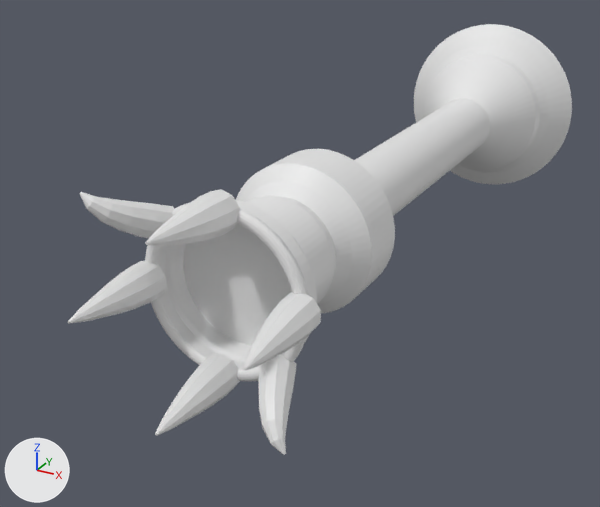
Two versions of the OBJ model landstalker/data/proxies/brazier_87_1.obj, one commit apart.
Before and after are seen from a 50 mm camera at (483.3, -109.7, 479.9) aimed at (452.1, -52.8, 451.5). Every picture has the same lights, and +X, +Y and +Z are marked at lower left. The older version comes first. Where no turn or scale is listed for an object, it has been applied to the vertices.

Before the edit, the objects in view are built like this:
```python
me_brazier_87_1 = bpy.data.meshes.new('brazier_87_1')
me_brazier_87_1.from_pydata(...)  # 2654 vertices, 2764 faces; spans x 447.8..466.2, y -78.7..-16.0, z 447.8..466.2
ob_brazier_87_1 = bpy.data.objects.new('brazier_87_1', me_brazier_87_1)
ob_brazier_87_1.location = (0.0, 0.0, 0.0)
```
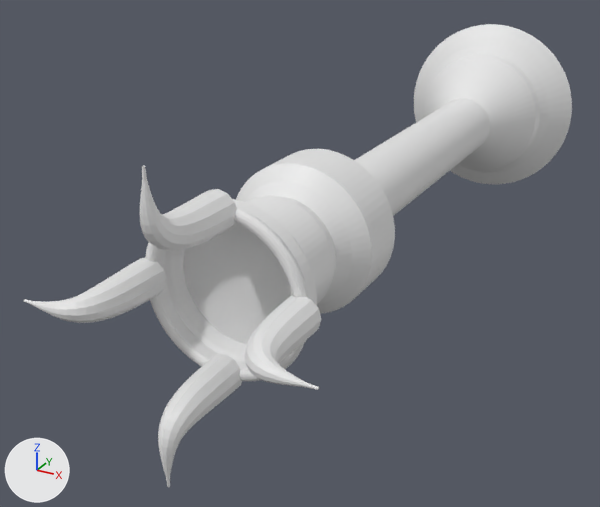
Location of each change, (x1, y1, x2, y2) in pixels of the pictures (600 x 507 px):
'brazier_87_1', reshaped (9% wider, 7% taller): before (68, 24, 572, 455); after (23, 24, 572, 487)
part 1 of me_brazier_87_1, rebuilt (23% taller): before (244, 293, 321, 370); after (245, 295, 321, 390)
part 2 of me_brazier_87_1, rebuilt (46% wider): before (68, 261, 166, 324); after (23, 258, 167, 323)
part 3 of me_brazier_87_1, rebuilt (61% taller): before (155, 354, 240, 436); after (158, 354, 242, 487)
part 4 of me_brazier_87_1, deleted: before (258, 355, 296, 455)
part 5 of me_brazier_87_1, reshaped: before (80, 189, 240, 246); after (140, 166, 236, 251)

Patch to the scene script:
```diff
--- a/landstalker/data/proxies/brazier_87_1.obj.py
+++ b/landstalker/data/proxies/brazier_87_1.obj.py
@@ me_brazier_87_1 @@
 # used by ob_brazier_87_1; location = (0.0, 0.0, 0.0)
-me_brazier_87_1.from_pydata(...)  # 2654 vertices, 2764 faces; spans x 447.8..466.2, y -78.7..-16.0, z 447.8..466.2
+me_brazier_87_1.from_pydata(...)  # 3066 vertices, 3168 faces; spans x 447.0..467.0, y -78.5..-16.0, z 447.0..467.0
+# me_brazier_87_1 part 1: the loose piece of 72 vertices spanning x 461.3..463.8, y -78.7..-71.7, z 455.9..458.5 is rebuilt with 206 vertices and now spans x 461.2..467.0, y -78.5..-71.7, z 455.7..458.3
+# me_brazier_87_1 part 2: the loose piece of 72 vertices spanning x 450.2..452.7, y -78.7..-71.7, z 455.5..458.1 is rebuilt with 206 vertices and now spans x 447.0..452.8, y -78.5..-71.7, z 455.7..458.3
+# me_brazier_87_1 part 3: the loose piece of 72 vertices spanning x 455.6..458.0, y -78.7..-71.7, z 450.1..452.8 is rebuilt with 206 vertices and now spans x 455.7..458.3, y -78.5..-71.7, z 447.0..452.8
+# me_brazier_87_1 part 4: the loose piece of 62 vertices spanning x 459.9..463.8, y -76.1..-71.1, z 450.2..454.1 is deleted
+# me_brazier_87_1 part 5
+# 73 vertices are removed from x 453.1..458.4, y -78.7..-71.7, z 460.9..463.9
+# 96 faces are deleted
+# 61 vertices move from x 450.2..454.1, y -76.1..-71.1, z 459.9..463.8 to x 456.4..457.6, y -78.5..-77.5, z 463.9..467.0
+# 130 vertices are added at x 455.7..458.3, y -78.4..-71.7, z 461.2..467.0
+# 8 new vertices lie (0.0, 1.1, 0.0) away from vertices in x 455.9..458.1, y -72.8, z 461.4..463.7
+# 7 new vertices lie (0.0, 0.7, 0.0) away from vertices in x 455.8..458.2, y -75.3..-75.2, z 462.6..463.8
+# 162 new faces join them
```
